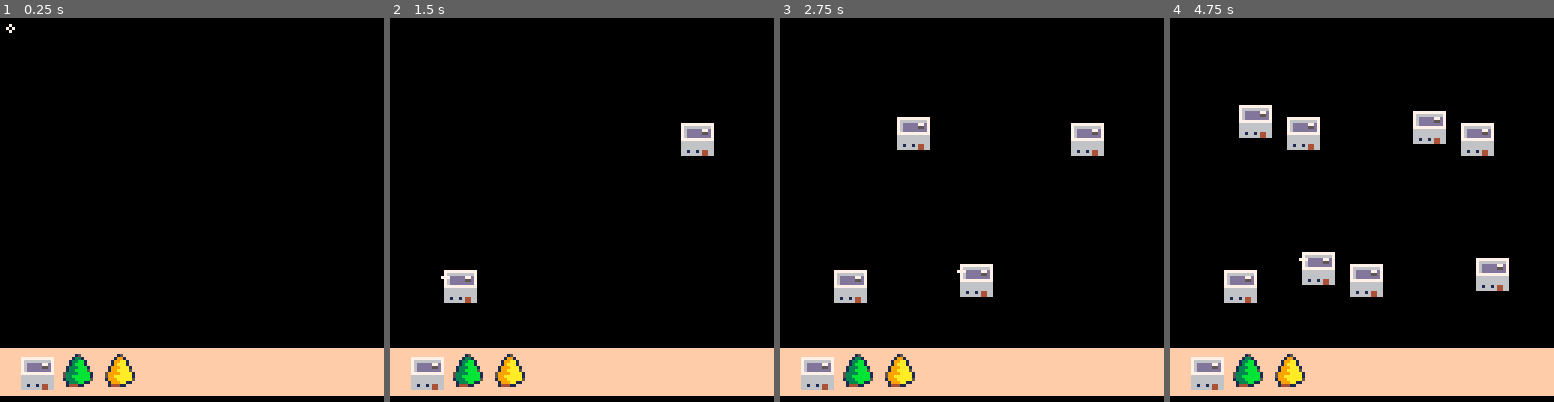
Above: before the commit, frames 1-4 (left to right).
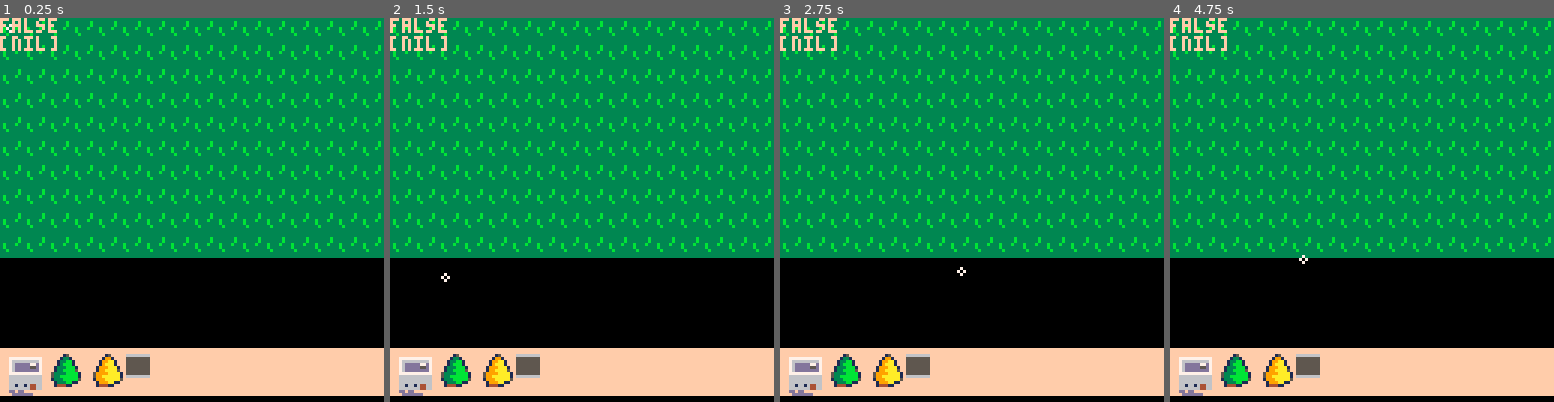
Above: after the commit, the same moments.

Repository: alainpuron/pico-8
Game: PICO-8 cartridge pixel_art.p8
Two runs of this game, one before a commit and one after it. Both use one fixed random seed, a clock stepped at 60 frames per second and the inputs below.
Inputs (mouse positions are in pixels of both pictures, inside the frame that each line leads up to):
- Up to frame 1 (0.25 s): no input
- Up to frame 2 (1.5 s): click (670, 121) at 0.67 s; click (436, 267) at 1.22 s
- Up to frame 3 (2.75 s): click (887, 114) at 1.77 s; click (952, 259) at 2.32 s
- Up to frame 4 (4.75 s): click (1404, 106) at 2.87 s; click (1465, 256) at 3.42 s; click (1231, 102) at 3.97 s; click (1292, 248) at 4.52 s

The runs differ from the first frame. In frame 1, 65% of the frame differs, in the area x 0-100%, y 0-99%; in frame 2, 66%; in frame 3, 66%; in frame 4, 68%.

Commit message:
Add files via upload

Diff:
--- a/pixel_art.p8
+++ b/pixel_art.p8
@@ -17,10 +17,9 @@
 
 function _draw()
 		cls()
-
+	 map()
 	 inventory_draw(mouse)
-	 drag_draw(to_be_placed,selection)
-
+draw_sp_mouse(inv,mouse)
 	 mouse_draw(mouse,inv)
 
 	--spr(hsp,hx,hy,2,2)
@@ -77,32 +76,39 @@
 	on_click(mouse,inv,selected)
 end
 
+-- on mouse click
 function on_click(mouse,inv,selected)
 
 	-- value for left and right click
-	local left_click = 1
-	local	right_click = 2
-
-	 holding_left = false
-
-	if mouse.button == left_click and not holding_left then
-
-		holding_left = true -- is holding left click
-		drag_update(mouse, inv,selection)
-
-		print('left button clicked',7)
+	 left_click = 1
+		right_click = 2
+		holding_left = false
+
+	-- left click
+	if mouse.button == left_click  then
+		holding_left = true
+
+		-- only let place when mouse is not over inv selection
+		if not mouse_over_inv then
+			drag_update(mouse, inv,selection)
+		end
+
 	end
 
-
+	-- right click
 	if mouse.button == right_click then
-		print('right button clicked',7)
+		right_click = true
 		drag_del(to_be_placed,mouse)
 	end
 
 end
 
 function mouse_draw(mouse)
-	spr(mouse.sp,mouse.x,mouse.y)
+
+		spr(mouse.sp,mouse.x,mouse.y)
+	 drag_draw(to_be_placed,selection)
+		print(holding_left)
+		print(selection)
 	--on_click(mouse)
 
 
@@ -123,49 +129,69 @@
 
 	inv = {
 
-	{sprite = 3,x=0,y=0},--house
-	{sprite = 5,x=0,y=0},--tree
-	{sprite = 7,x=0,y=0},--tree
+	{sprite = 3,x=0,y=0,h=2,w=2},--house
+	{sprite = 5,x=0,y=0,h=2,w=2},--tree
+	{sprite = 7,x=0,y=0,h=2,w=2},--tree
+	{sprite = 35,x=0,y=0,h=1,w=1},--road
 
 	}
 
-	selection = 1
 
 end
 
 function inventory_draw(mouse)
 
-    local inv_x = 0
-				local inv_y = 125
+
+    local inv_x = 0 -- start from
+				local inv_y = 125 -- y location
+
+				-- inventory
+
+				-- begining(x),bottom(y),end(x),top end(y) - color
 				rectfill(inv_x, inv_y, inv_x + 130, inv_y - 15, 15)
 
-				local selected_x = nil
-
+					local selected_x = nil
+					mouse_over_inv = false
+
+				-- from 1 to inv count
 				for i = 1, #inv do
 
-    item_x = inv_x - 10 + 14 * i
-    spr(inv[i].sprite, item_x, inv_y - 13, 2, 2)
-
-
-    -- check if mouse is near this item
-    if abs(mouse.x - item_x) <= 8 and abs(mouse.y - (inv_y - 13)) <= 8 then
-        selected_x = item_x
-								selection = i
-
-    end -- if
-
-		end -- for
+		    item_x = inv_x - 14 + 14 * i
+
+		    -- draws in the inv selection
+		    spr(inv[i].sprite, item_x, inv_y - 13, inv[i].h, inv[i].w)
+
+
+		    -- check if mouse is near this item
+		    if abs(mouse.x - item_x) <= 8 and abs(mouse.y - (inv_y - 13)) <= 8 then
+
+		        selected_x = item_x
+		        mouse_over_inv = true
+
+		        if holding_left then
+											selection = i
+										end
+
+		    end -- if
+
+				end -- for
 
 			-- draw selection rect if mouse is near any item
 			if selected_x then
 		    rect(selected_x, inv_y, selected_x + 14, inv_y - 14, 7)
-						print(selected_x)
-						spr(inv[selection].sprite,10,10,2,2)
-						print(selection)
-
 			end -- if
 
 end
+
+-- can see the selected item
+function draw_sp_mouse(inv,mouse)
+
+	if selection then
+		spr(inv[selection].sprite,mouse.x,mouse.y,inv[selection].h,inv[selection].w)
+	end
+
+end
+
 
 -->8
 -- select and drag --
@@ -176,31 +202,36 @@
 end
 
 
-
+-- adds the selected sprite
 function drag_update(mouse, inv,selection)
 
-    add(to_be_placed, {
-
-    	 sprite = inv[selection].sprite,
-    		x = mouse.x,
-    		y = mouse.y
-
-  })
-
-
-end
-
-
-
+    if selection then
+	    add(to_be_placed, {
+
+	    	 	sprite = inv[selection].sprite,
+	    			x = mouse.x,
+	    			y = mouse.y,
+	    			h = inv[selection].h,
+	    			w = inv[selection].w
+
+	  		})
+  		end
+
+end
+
+
+-- draw the sprites
 function drag_draw(to_be_placed,selection,mouse)
 
 				i = selection
 
     for i in all(to_be_placed) do
-        spr(i.sprite, i.x, i.y, 2, 2)
+        spr(i.sprite, i.x, i.y, i.h, i.w)
     end
-end
-
+
+end
+
+-- delete
 function drag_del(to_be_placed, mouse)
 
 				--local i = to_be_placed[selection]
@@ -253,12 +284,13 @@
 
 
 __map__
-2020202020202020202020202020202000000000000000000000000000000000000000000000000000000000000000000000000000000000000000000000000000000000000000000000000000000000000000000000000000000000000000000000000000000000000000000000000000000000000000000000000000000000
-2020202020202020202020202020202000000000000000000000000000000000000000000000000000000000000000000000000000000000000000000000000000000000000000000000000000000000000000000000000000000000000000000000000000000000000000000000000000000000000000000000000000000000
-2001020102010201020102010201020100000000000000000000000000000000000000000000000000000000000000000000000000000000000000000000000000000000000000000000000000000000000000000000000000000000000000000000000000000000000000000000000000000000000000000000000000000000
-2011121112111211121112111211121100000000000000000000000000000000000000000000000000000000000000000000000000000000000000000000000000000000000000000000000000000000000000000000000000000000000000000000000000000000000000000000000000000000000000000000000000000000
-2001022222201020102010322020202000000000000000000000000000000000000000000000000000000000000000000000000000000000000000000000000000000000000000000000000000000000000000000000000000000000000000000000000000000000000000000000000000000000000000000000000000000000
-2011122222303110311020320304062000000000000000000000000000000000000000000000000000000000000000000000000000000000000000000000000000000000000000000000000000000000000000000000000000000000000000000000000000000000000000000000000000000000000000000000000000000000
-2001022222323232323232321314162000000000000000000000000000000000000000000000000000000000000000000000000000000000000000000000000000000000000000000000000000000000000000000000000000000000000000000000000000000000000000000000000000000000000000000000000000000000
-2011123031303130312020202020202000000000000000000000000000000000000000000000000000000000000000000000000000000000000000000000000000000000000000000000000000000000000000000000000000000000000000000000000000000000000000000000000000000000000000000000000000000000
-2020202020202020202020202020202000000000000000000000000000000000000000000000000000000000000000000000000000000000000000000000000000000000000000000000000000000000000000000000000000000000000000000000000000000000000000000000000000000000000000000000000000000000
+3434343434343434343434343434343434343434343434340000000000000000000000000000000000000000000000000000000000000000000000000000000000000000000000000000000000000000000000000000000000000000000000000000000000000000000000000000000000000000000000000000000000000000
+3434343434343434343434343434343434343434343434340000000000000000000000000000000000000000000000000000000000000000000000000000000000000000000000000000000000000000000000000000000000000000000000000000000000000000000000000000000000000000000000000000000000000000
+3434343434343434343434343434343434343434343434340000000000000000000000000000000000000000000000000000000000000000000000000000000000000000000000000000000000000000000000000000000000000000000000000000000000000000000000000000000000000000000000000000000000000000
+3434343434343434343434343434343434343434343434340000000000000000000000000000000000000000000000000000000000000000000000000000000000000000000000000000000000000000000000000000000000000000000000000000000000000000000000000000000000000000000000000000000000000000
+3434343434343434343434343434343434343434343434340000000000000000000000000000000000000000000000000000000000000000000000000000000000000000000000000000000000000000000000000000000000000000000000000000000000000000000000000000000000000000000000000000000000000000
+3434343434343434343434343434343434343434343434340000000000000000000000000000000000000000000000000000000000000000000000000000000000000000000000000000000000000000000000000000000000000000000000000000000000000000000000000000000000000000000000000000000000000000
+3434343434343434343434343434343434343434343434340000000000000000000000000000000000000000000000000000000000000000000000000000000000000000000000000000000000000000000000000000000000000000000000000000000000000000000000000000000000000000000000000000000000000000
+3434343434343434343434343434343434343434343434340000000000000000000000000000000000000000000000000000000000000000000000000000000000000000000000000000000000000000000000000000000000000000000000000000000000000000000000000000000000000000000000000000000000000000
+3434343434343434343434343434343434343434343434340000000000000000000000000000000000000000000000000000000000000000000000000000000000000000000000000000000000000000000000000000000000000000000000000000000000000000000000000000000000000000000000000000000000000000
+3434343434343434343434343434343434343434343434340000000000000000000000000000000000000000000000000000000000000000000000000000000000000000000000000000000000000000000000000000000000000000000000000000000000000000000000000000000000000000000000000000000000000000
Not shown, changed: 18 lines of the sprite sheet (__gfx__) section of pixel_art.p8
